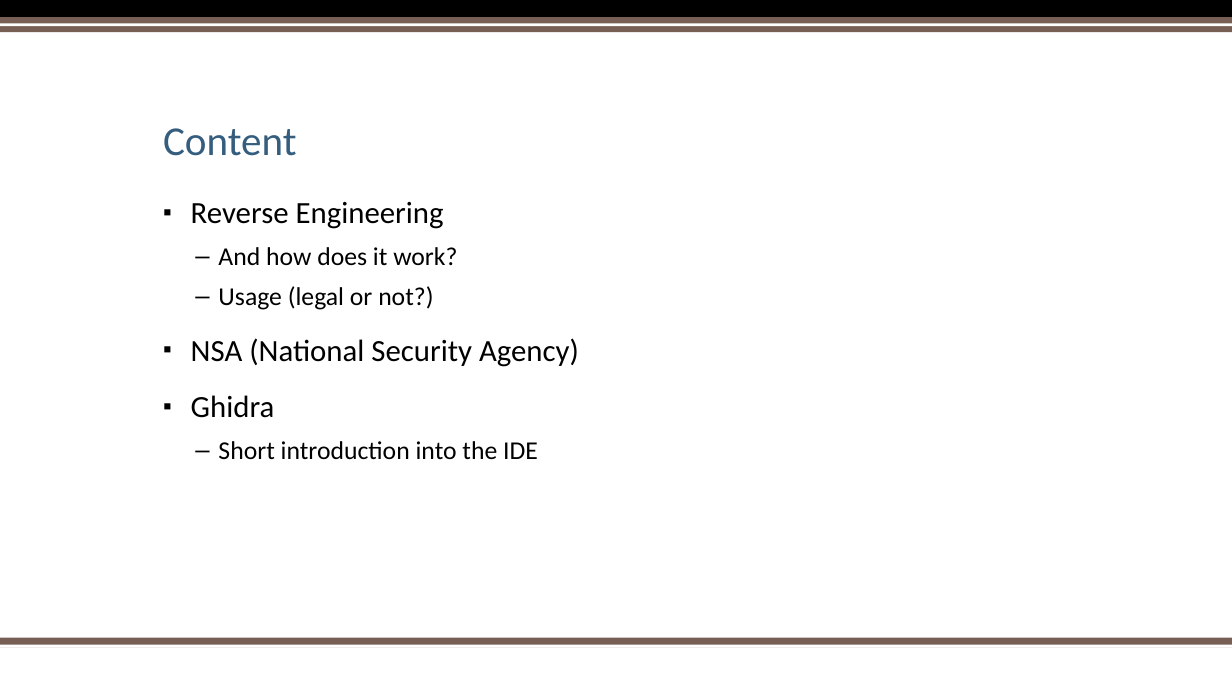
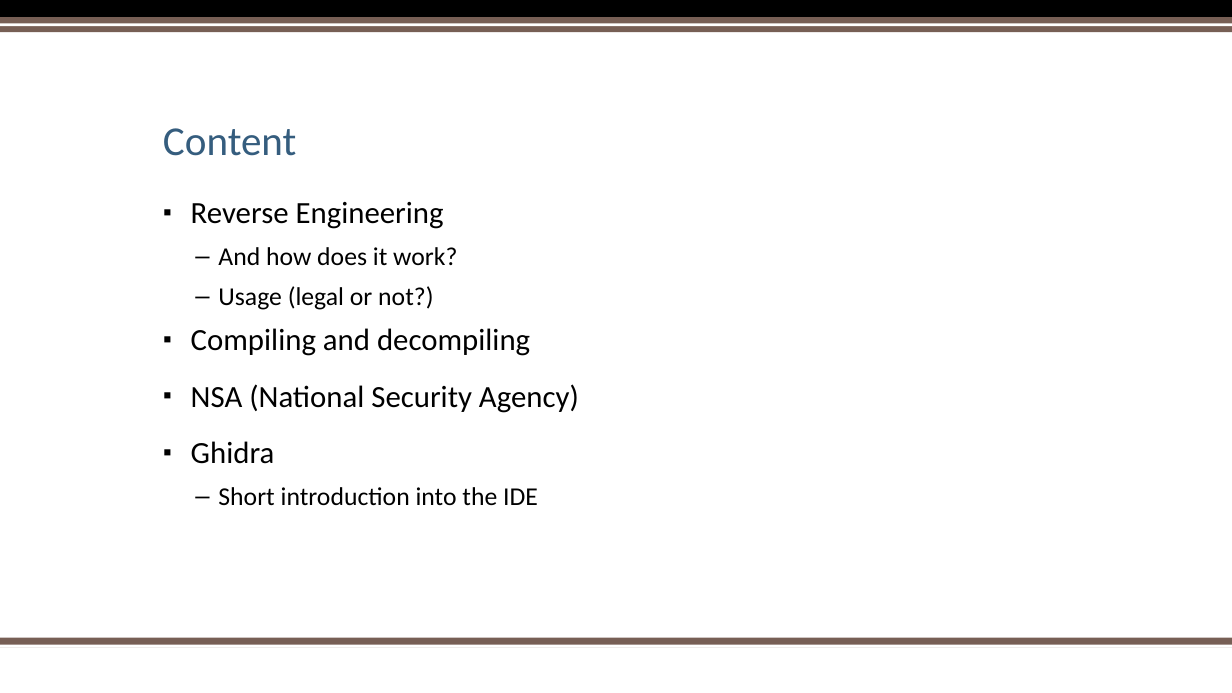
Before and after one commit to sebivenlo/ESDE_2021_Ghidra, a slide deck: slide 3 of Reverse Engineering.pptx. Drawn at 1232x693 pixels with LibreOffice and Linux fonts; fonts in the diff are those of the drawing; background and template pictures are left out. Boxes give left, top, right and bottom in pixels: in the first picture for what was removed or moved away, otherwise in the second. Text is boxed around its words. In the diff, an @@ line names an element or a change of style, - is before the commit and + after.

```diff
--- a/Reverse Engineering.pptx
+++ b/Reverse Engineering.pptx
@@ text at bbox=[191, 328, 530, 356]: paragraph added @@
+▪ Compiling and decompiling
```
Also in this commit, not shown: 2 other slides changed, 1 other file.
